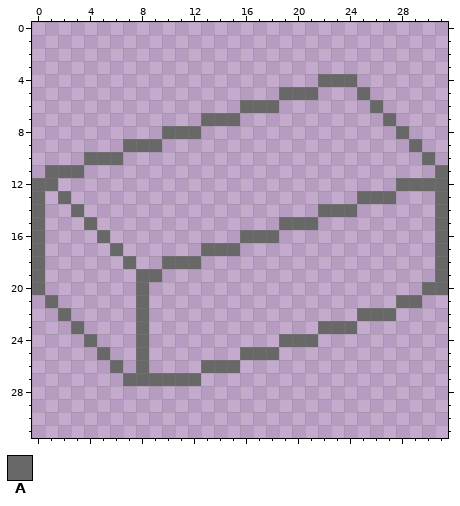
Pixel-art sprite: textures/ui/ingot_image.png. Above: the version before the commit.
The file is 32x32 pixels.
Palette (. is transparent): A #686868
Pixels before, first column x 0:
 4 ......................AAA.......
 5 ...................AAA...A......
 6 ................AAA.......A.....
 7 .............AAA...........A....
 8 ..........AAA...............A...
 9 .......AAA...................A..
10 ....AAA.......................A.
11 .AAA...........................A
12 AA..........................AAAA
13 A.A......................AAA...A
14 A..A..................AAA......A
15 A...A..............AAA.........A
16 A....A..........AAA............A
17 A.....A......AAA...............A
18 A......A..AAA..................A
19 A.......AA.....................A
20 A.......A.....................AA
21 .A......A...................AA..
22 ..A.....A................AAA....
23 ...A....A.............AAA.......
24 ....A...A..........AAA..........
25 .....A..A.......AAA.............
26 ......A.A....AAA................
27 .......AAAAAA...................
After:
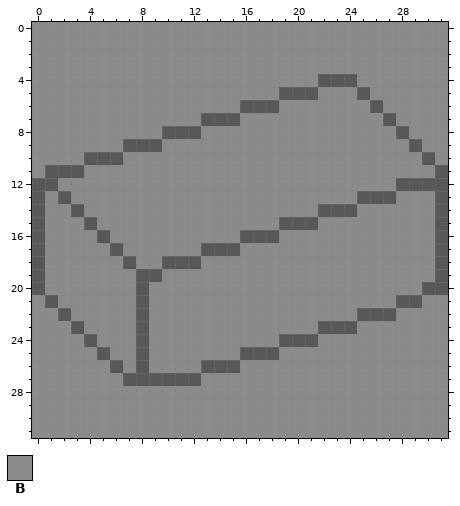
Colours new in this view: B #8b8b8b
Changes in this commit:
colour A: #686868 -> #5a575a
y 0..3: x 0..31 ................................ -> BBBBBBBBBBBBBBBBBBBBBBBBBBBBBBBB
y 4: x 0..21 ...................... -> BBBBBBBBBBBBBBBBBBBBBB; x 25..31 ....... -> BBBBBBB
y 5: x 0..18 ................... -> BBBBBBBBBBBBBBBBBBB; x 22..24 ... -> BBB; x 26..31 ...... -> BBBBBB
y 6: x 0..15 ................ -> BBBBBBBBBBBBBBBB; x 19..25 ....... -> BBBBBBB; x 27..31 ..... -> BBBBB
y 7: x 0..12 ............. -> BBBBBBBBBBBBB; x 16..26 ........... -> BBBBBBBBBBB; x 28..31 .... -> BBBB
y 8: x 0..9 .......... -> BBBBBBBBBB; x 13..27 ............... -> BBBBBBBBBBBBBBB; x 29..31 ... -> BBB
y 9: x 0..6 ....... -> BBBBBBB; x 10..28 ................... -> BBBBBBBBBBBBBBBBBBB; x 30..31 .. -> BB
y 10: x 0..3 .... -> BBBB; x 7..29 ....................... -> BBBBBBBBBBBBBBBBBBBBBBB; x 31 . -> B
y 11: x 0 . -> B; x 4..30 ........................... -> BBBBBBBBBBBBBBBBBBBBBBBBBBB
y 12: x 2..27 .......................... -> BBBBBBBBBBBBBBBBBBBBBBBBBB
y 13: x 1 . -> B; x 3..24 ...................... -> BBBBBBBBBBBBBBBBBBBBBB; x 28..30 ... -> BBB
y 14: x 1..2 .. -> BB; x 4..21 .................. -> BBBBBBBBBBBBBBBBBB; x 25..30 ...... -> BBBBBB
y 15: x 1..3 ... -> BBB; x 5..18 .............. -> BBBBBBBBBBBBBB; x 22..30 ......... -> BBBBBBBBB
y 16: x 1..4 .... -> BBBB; x 6..15 .......... -> BBBBBBBBBB; x 19..30 ............ -> BBBBBBBBBBBB
y 17: x 1..5 ..... -> BBBBB; x 7..12 ...... -> BBBBBB; x 16..30 ............... -> BBBBBBBBBBBBBBB
y 18: x 1..6 ...... -> BBBBBB; x 8..9 .. -> BB; x 13..30 .................. -> BBBBBBBBBBBBBBBBBB
y 19: x 1..7 ....... -> BBBBBBB; x 10..30 ..................... -> BBBBBBBBBBBBBBBBBBBBB
y 20: x 1..7 ....... -> BBBBBBB; x 9..29 ..................... -> BBBBBBBBBBBBBBBBBBBBB
y 21: x 0 . -> B; x 2..7 ...... -> BBBBBB; x 9..27 ................... -> BBBBBBBBBBBBBBBBBBB; x 30..31 .. -> BB
y 22: x 0..1 .. -> BB; x 3..7 ..... -> BBBBB; x 9..24 ................ -> BBBBBBBBBBBBBBBB; x 28..31 .... -> BBBB
y 23: x 0..2 ... -> BBB; x 4..7 .... -> BBBB; x 9..21 ............. -> BBBBBBBBBBBBB; x 25..31 ....... -> BBBBBBB
y 24: x 0..3 .... -> BBBB; x 5..7 ... -> BBB; x 9..18 .......... -> BBBBBBBBBB; x 22..31 .......... -> BBBBBBBBBB
y 25: x 0..4 ..... -> BBBBB; x 6..7 .. -> BB; x 9..15 ....... -> BBBBBBB; x 19..31 ............. -> BBBBBBBBBBBBB
y 26: x 0..5 ...... -> BBBBBB; x 7 . -> B; x 9..12 .... -> BBBB; x 16..31 ................ -> BBBBBBBBBBBBBBBB
y 27: x 0..6 ....... -> BBBBBBB; x 13..31 ................... -> BBBBBBBBBBBBBBBBBBB
y 28..31: x 0..31 ................................ -> BBBBBBBBBBBBBBBBBBBBBBBBBBBBBBBB
Where, in picture pixels (left, top, right, bottom), the same in both pictures:
changed: (32, 22, 448, 438)
